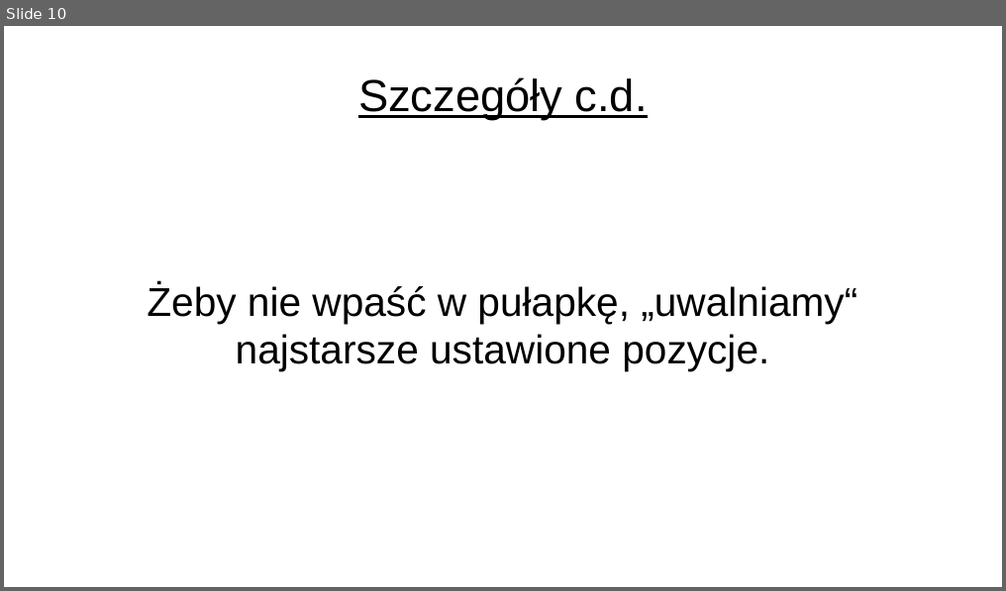
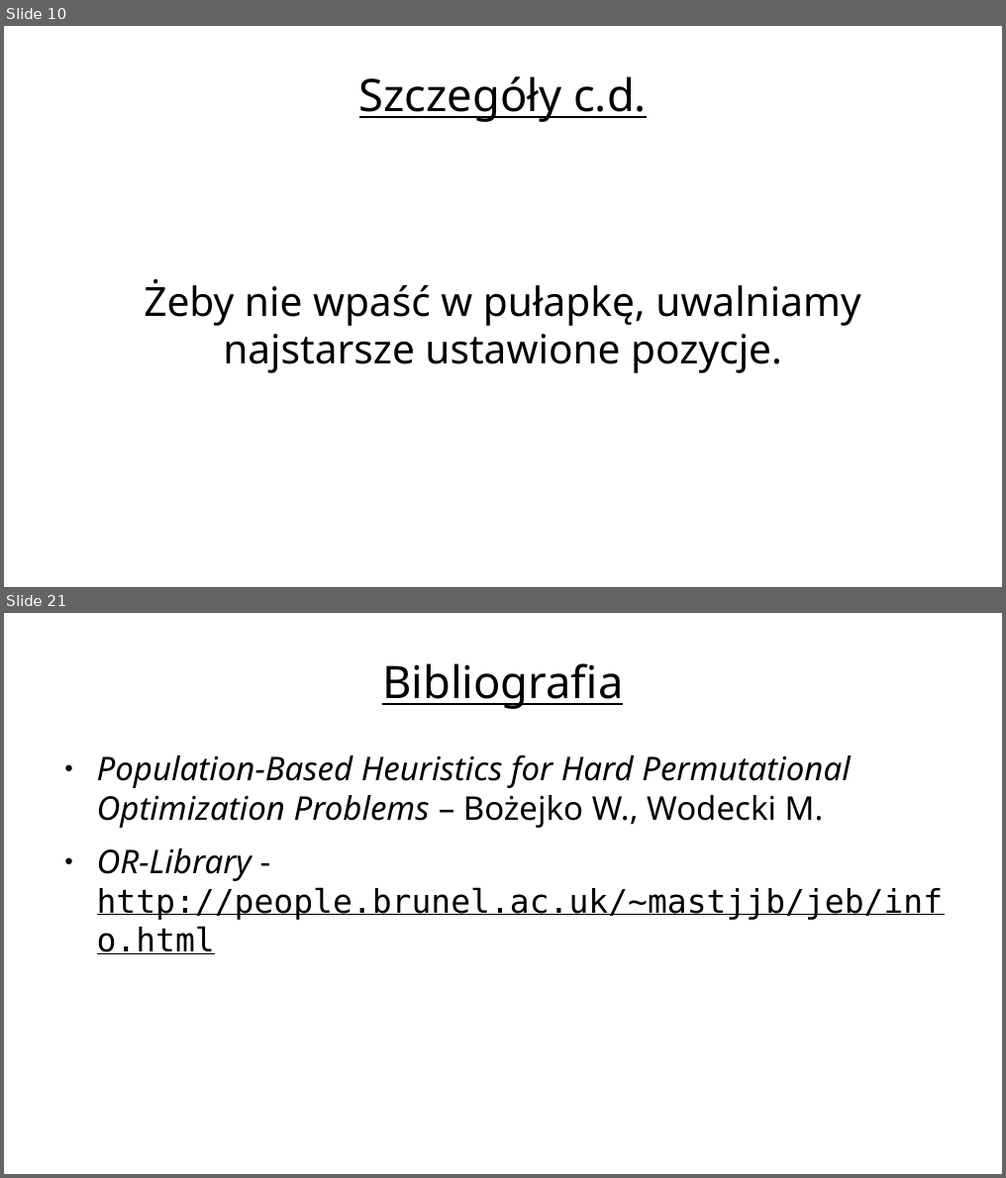
Before and after one commit to kele/metaheur_population_based, a slide deck: pres.odp. Shown one above the other, each under a label of ours: slide 10 before the commit, slides 10 and 21 after it; the slides between them are not shown. The pictures are 1006x591 and 1006x1178 pixels, drawn with LibreOffice and Linux fonts; fonts in the diff are those of the drawing; background and template pictures are left out. Boxes give left, top, right and bottom in pixels: in the first picture for what was removed or moved away, otherwise in the second. Text is boxed around its words. In the diff, an @@ line names an element or a change of style, - is before the commit and + after.

```diff
--- a/pres.odp
+++ b/pres.odp
@@ slide 21 added at (4, 613, 1002, 1174), background picture (left out) @@
@@ title added at (382, 663, 623, 709), 35.7 pt, text #000000, underline @@
+Bibliografia
@@ text added at (97, 755, 944, 955), 26 pt, text #000000, italic @@
+● Population-Based Heuristics for Hard Permutational Optimization Problems – Bożejko W., Wodecki M.
+● OR-Library - http://people.brunel.ac.uk/~mastjjb/jeb/info.html
@@ slide 10 changed as well @@
@@ title "Szczegóły c.d." at (359, 76, 647, 122): font Arial to Noto Sans @@
@@ subtitle at (144, 279, 860, 373): text changed; font Arial to Noto Sans @@
-Żeby nie wpaść w pułapkę, „uwalniamy“ najstarsze ustawione pozycje.
+Żeby nie wpaść w pułapkę, uwalniamy najstarsze ustawione pozycje.
```
Also in this commit, not shown: 8 other slides changed, 10 other slides added, 2 other files.
